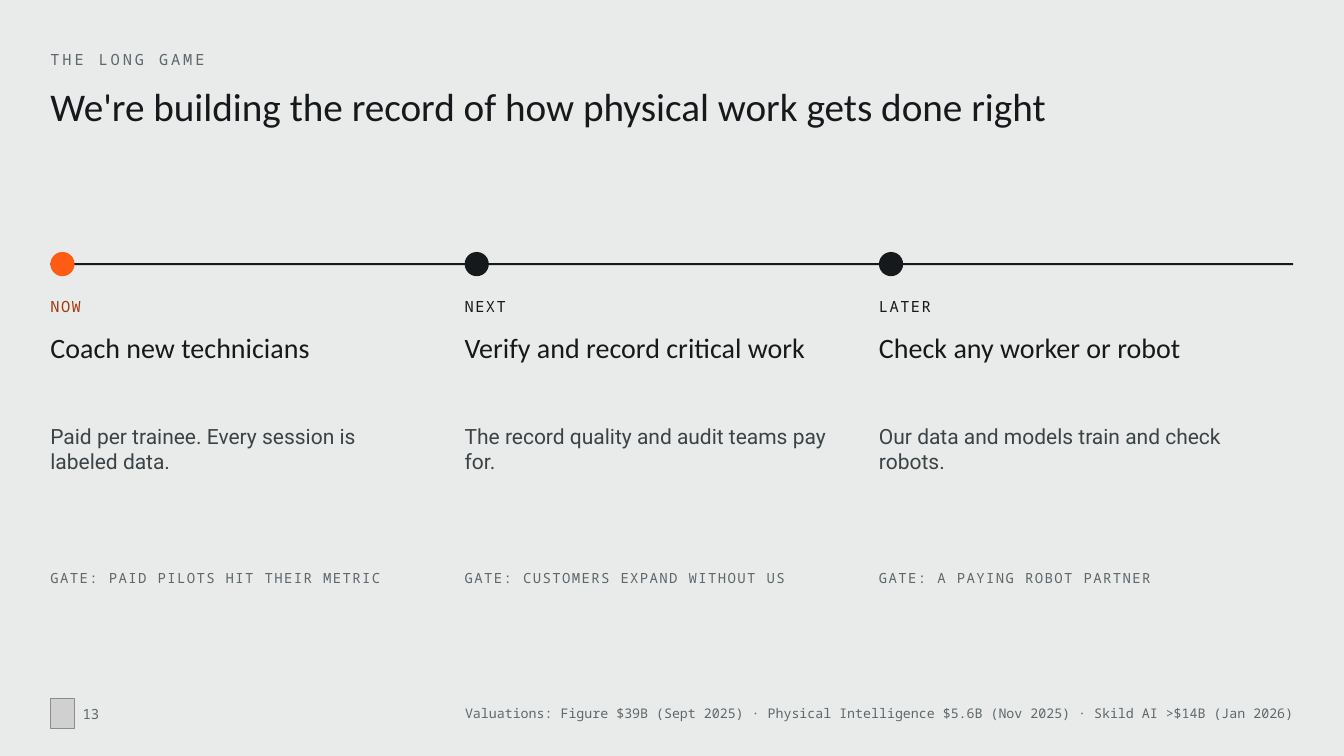
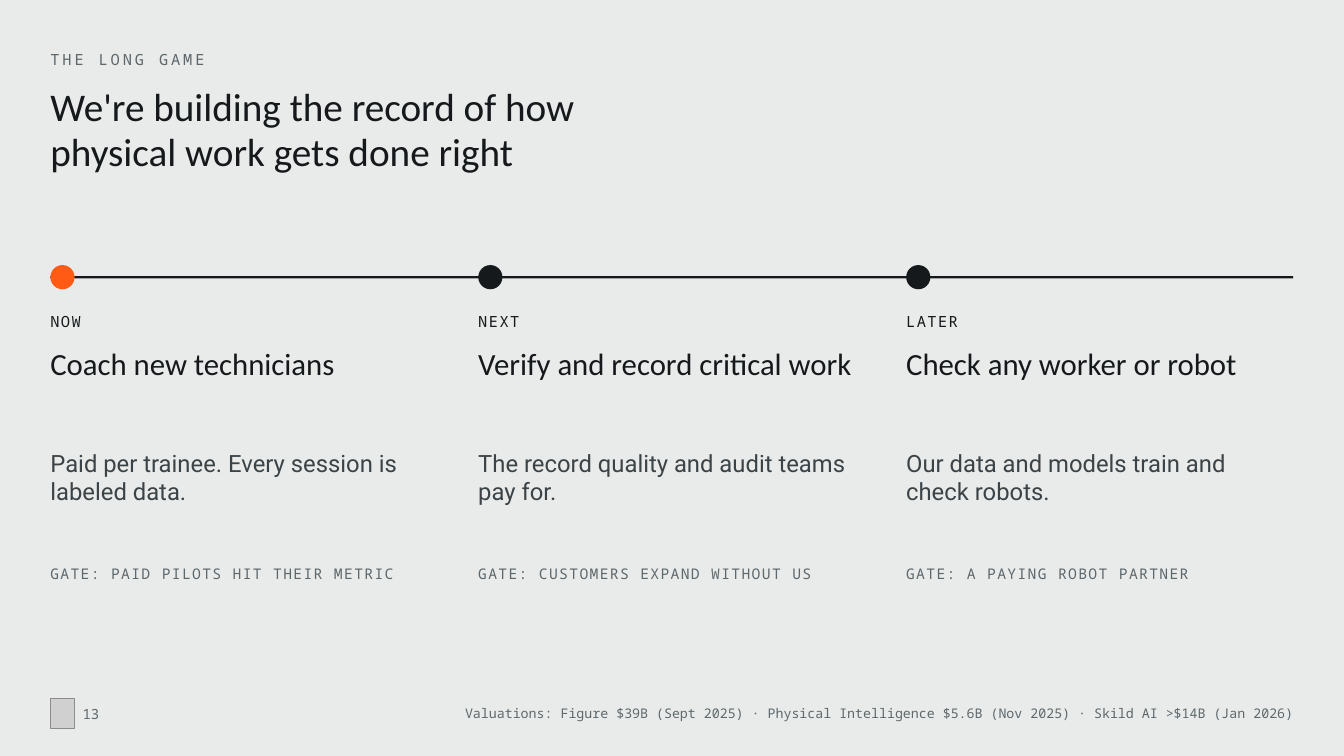
Before and after one commit to MonishSaravana/praxis, a slide deck: slide 13 of deck/Praxis_SAH_Oct2026.pptx. Drawn at 1344x756 pixels with LibreOffice and Linux fonts; fonts in the diff are those of the drawing; grey boxes stand for pictures. Boxes give left, top, right and bottom in pixels: in the first picture for what was removed or moved away, otherwise in the second. Text is boxed around its words. In the diff, an @@ line names an element or a change of style, - is before the commit and + after.

```diff
--- a/deck/Praxis_SAH_Oct2026.pptx
+++ b/deck/Praxis_SAH_Oct2026.pptx
@@ title at bbox=[50, 93, 574, 173]: text changed @@
-We're building the record of how physical work gets done right
+We're building the record of how
+physical work gets done right
@@ ellipse: place and size @@
-ellipse at bbox=[50, 252, 75, 276]
+ellipse at bbox=[50, 265, 75, 289]
@@ ellipse: place and size @@
-ellipse at bbox=[465, 252, 489, 276]
+ellipse at bbox=[479, 265, 503, 289]
@@ ellipse: place and size @@
-ellipse at bbox=[879, 252, 903, 276]
+ellipse at bbox=[906, 265, 931, 289]
@@ line moved from (50, 264) - (1294, 264) to (50, 277) - (1294, 277) @@
@@ text "NOW": place and size @@
-text "NOW" at bbox=[50, 301, 81, 312]
+text "NOW" at bbox=[50, 316, 81, 327]
@@ text "NOW" at bbox=[50, 316, 81, 327]: text colour #A3360A to #16191B @@
@@ text "NEXT": place and size @@
-text "NEXT" at bbox=[465, 301, 506, 312]
+text "NEXT" at bbox=[478, 316, 519, 327]
@@ text "LATER": place and size @@
-text "LATER" at bbox=[879, 301, 931, 312]
+text "LATER" at bbox=[906, 316, 958, 327]
@@ text "Coach new technicians": place and size @@
-text "Coach new technicians" at bbox=[50, 338, 309, 358]
+text "Coach new technicians" at bbox=[50, 353, 334, 376]
@@ text "Verify and record critical work": place and size @@
-text "Verify and record critical work" at bbox=[465, 338, 805, 363]
+text "Verify and record critical work" at bbox=[478, 353, 852, 380]
@@ size 20 to 22 pt in 3 elements at bbox=[50, 353, 334, 376], bbox=[478, 353, 852, 380], bbox=[906, 353, 1236, 380] @@
@@ text "Check any worker or robot": place and size @@
-text "Check any worker or robot" at bbox=[879, 338, 1180, 363]
+text "Check any worker or robot" at bbox=[906, 353, 1236, 380]
@@ text "Paid per trainee. Every session ...": place and size @@
-text "Paid per trainee. Every session ..." at bbox=[50, 428, 356, 469]
+text "Paid per trainee. Every session ..." at bbox=[50, 454, 397, 500]
@@ text "The record quality and audit ...": place and size @@
-text "The record quality and audit ..." at bbox=[465, 428, 826, 469]
+text "The record quality and audit ..." at bbox=[478, 454, 846, 505]
@@ size 15 to 17 pt in 3 elements at bbox=[50, 454, 397, 500], bbox=[478, 454, 846, 505], bbox=[906, 454, 1226, 500] @@
@@ text "Our data and models train ...": place and size @@
-text "Our data and models train ..." at bbox=[879, 428, 1220, 469]
+text "Our data and models train ..." at bbox=[906, 454, 1226, 500]
@@ text "GATE: CUSTOMERS EXPAND WITHOUT US": place and size @@
-text "GATE: CUSTOMERS EXPAND WITHOUT US" at bbox=[465, 573, 785, 583]
+text "GATE: CUSTOMERS EXPAND WITHOUT US" at bbox=[478, 568, 811, 579]
@@ size 10 to 10.5 pt in 3 elements at bbox=[50, 568, 393, 579], bbox=[478, 568, 811, 579], bbox=[906, 568, 1189, 579] @@
@@ text "GATE: A PAYING ROBOT PARTNER": place and size @@
-text "GATE: A PAYING ROBOT PARTNER" at bbox=[879, 573, 1151, 583]
+text "GATE: A PAYING ROBOT PARTNER" at bbox=[906, 568, 1189, 579]
```
Also in this commit, not shown: 18 other slides changed, 30 other files.
